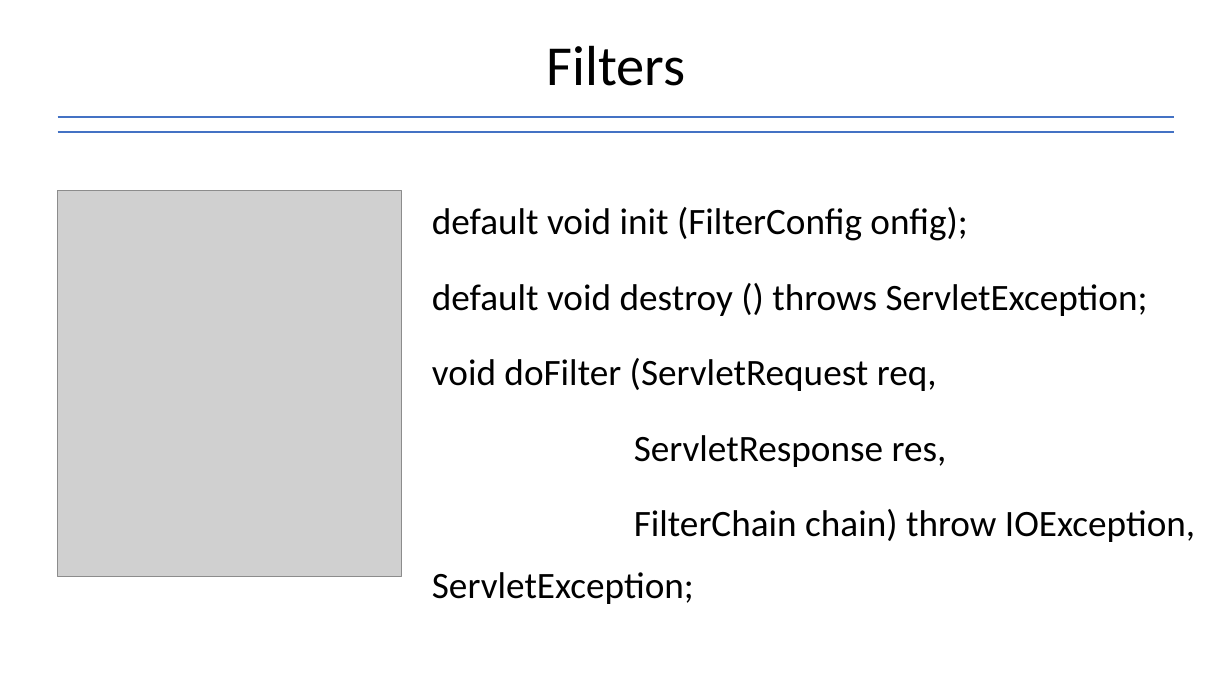
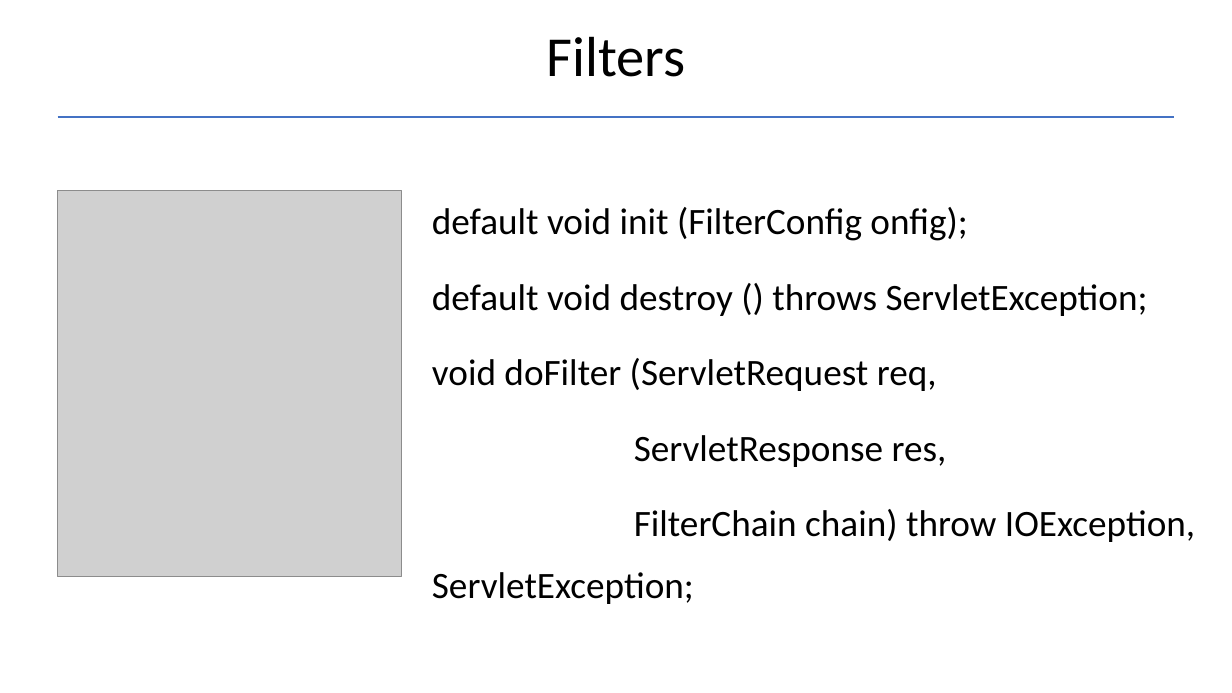
Before and after one commit to Garnik94/Levelup_presentations, a slide deck: slide 17 of Servlet/Servlet_Presentation.pptx. Drawn at 1232x693 pixels with LibreOffice and Linux fonts; fonts in the diff are those of the drawing; grey boxes stand for pictures. Boxes give left, top, right and bottom in pixels: in the first picture for what was removed or moved away, otherwise in the second. Text is boxed around its words. In the diff, an @@ line names an element or a change of style, - is before the commit and + after.

```diff
--- a/Servlet/Servlet_Presentation.pptx
+++ b/Servlet/Servlet_Presentation.pptx
@@ title "Filters": place and size @@
-title "Filters" at [546,45,685,86]
+title "Filters" at [546,36,685,77]
@@ line removed from (57, 132) to (1175, 132) @@
```
Also in this commit, not shown: 7 other slides changed, 2 other files.
